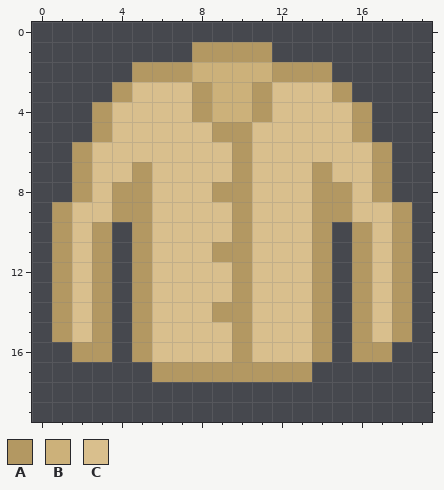
File history of a pixel-art file, Art/Office Pack/HUD/Icons/cream_shirt.ase. Above, as it was before the edit.
20x20 pixels, 1 frame.
Palette (. is transparent): A #b39862  B #ccb17a  C #d9bf8d
The result:
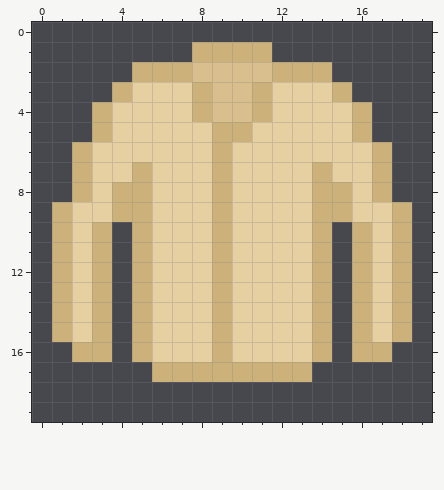
Changes in this commit:
@@ palette @@
-A #b39862
+A #ccb17a
-B #ccb17a
+B #d9bf8d
-C #d9bf8d
+C #e6cfa1
--- layer "Layer 2"
@@ x 7..12 @@
  5 CCAACC
- 6 CCCACC
- 7 CCCACC
- 8 CCAACC
- 9 CCCACC
-10 CCCACC
-11 CCAACC
-12 CCCACC
-13 CCCACC
-14 CCAACC
-15 CCCACC
-16 CCCACC
+ 6 CCACCC
+ 7 CCACCC
+ 8 CCACCC
+ 9 CCACCC
+10 CCACCC
+11 CCACCC
+12 CCACCC
+13 CCACCC
+14 CCACCC
+15 CCACCC
+16 CCACCC
 17 AAAAAA
